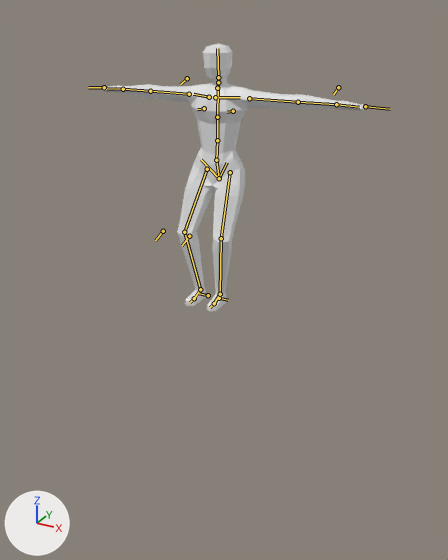
What one commit did to the Blender file Assets/Models/Environment/Character01_Sculpt2_Rig_Combined.blend.
Both versions are drawn from a 50 mm lens placed at (4.22, -7.31, 4.14), pointed at (0.32, -0.22, 0.59). Arrows for +X, +Y and +Z are at lower left; the lights stay in place. The bones that bend it are drawn over the model as lines.
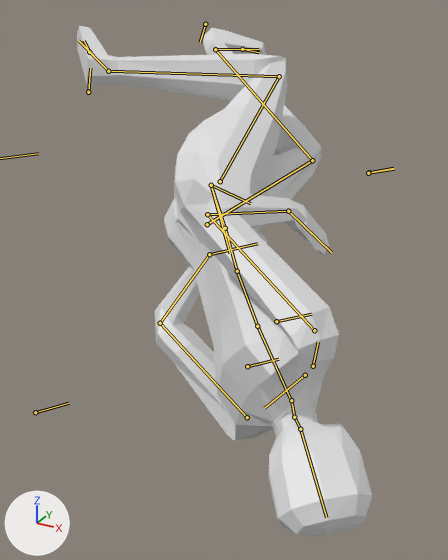
The newer file adds an action. The first version stands in its rest pose; the second is drawn at frame 9 of the action 'Idle'.

What differs and where, as boxes [x1, y1, x2, y2] in the pictures (448 x 560 px):
```json
{"object": "Cube", "change": "posed", "before": [104, 44, 364, 311], "after": [77, 26, 372, 536], "on screen": "13% wider, 91% taller"}
{"bone": "spine", "before": "(219, 178) to (216, 160)", "after": "(211, 185) to (225, 228)"}
{"bone": "spine.001", "before": "(216, 160) to (217, 140)", "after": "(225, 228) to (237, 271)"}
{"bone": "spine.002", "before": "(217, 140) to (217, 117)", "after": "(237, 271) to (257, 326)"}
{"bone": "spine.003", "before": "(217, 117) to (218, 89)", "after": "(257, 326) to (290, 398)"}
{"bone": "spine.006", "before": "(218, 77) to (217, 48)", "after": "(300, 429) to (326, 517)"}
{"bone": "forearm.R", "before": "(150, 91) to (123, 89)", "after": "(160, 323) to (209, 254)"}
{"bone": "thigh.L", "before": "(230, 172) to (221, 238)", "after": "(220, 181) to (279, 76)"}
{"bone": "shin.R", "before": "(184, 232) to (200, 289)", "after": "(312, 160) to (215, 49)"}
{"bone": "hand_IK", "before": "(365, 106) to (390, 109)", "after": "(288, 211) to (331, 252)"}
{"bone": "hand_IK_R", "before": "(104, 87) to (88, 87)", "after": "(209, 254) to (257, 243)"}
{"bone": "foot_IK", "before": "(220, 294) to (214, 303)", "after": "(108, 71) to (78, 40)"}
{"bone": "foot_IK_R", "before": "(200, 289) to (194, 298)", "after": "(215, 49) to (259, 49)"}
{"bone": "foot_IK_R_Hint", "before": "(163, 231) to (155, 240)", "after": "(369, 172) to (394, 168)"}
{"bone": "foot_IK_L_Hint", "before": "(189, 236) to (182, 245)", "after": "(368, 173) to (394, 169)"}
{"bone": "elbow_IK_R_Hint", "before": "(187, 78) to (180, 84)", "after": "(35, 412) to (69, 403)"}
```

Edits to the scene script, one JSON object a line:
```json
{"block": "bone_spine", "where": "bone_spine = bpy.data.objects['metarig'].pose.bones['spine']"}
{"op": "set", "path": "bone_spine.location", "old": "(0.0, 0.0, 0.0)", "new": "(0.005, 0.016, 0.133)"}
{"op": "set", "path": "bone_spine.rotation_quaternion", "old": "(1.0, 0.0, 0.0, 0.0)", "new": "(0.289, 0.802, 0.465, 0.241)", "note": "degrees (0, 0, 0) -> degrees (136, -7, 63)"}
{"op": "set", "path": "bone_spine.scale", "old": "(1.0, 1.0, 1.0)", "new": "(2.6, 2.6, 2.6)"}
{"block": "bone_spine_001", "where": "bone_spine_001 = bpy.data.objects['metarig'].pose.bones['spine.001']  # child of 'spine'"}
{"op": "set", "path": "bone_spine_001.rotation_quaternion", "old": "(1.0, 0.0, 0.0, 0.0)", "new": "(0.988, 0.152, -0.023, -0.001)", "note": "degrees (0, 0, 0) -> degrees (17, -3, 0)"}
{"block": "bone_spine_002", "where": "bone_spine_002 = bpy.data.objects['metarig'].pose.bones['spine.002']  # child of 'spine.001'"}
{"op": "set", "path": "bone_spine_002.rotation_quaternion", "old": "(1.0, 0.0, 0.0, 0.0)", "new": "(0.999, 0.005, 0.041, -0.01)", "note": "degrees (0, 0, 0) -> degrees (0, 5, -1)"}
{"block": "bone_spine_003", "where": "bone_spine_003 = bpy.data.objects['metarig'].pose.bones['spine.003']  # child of 'spine.002'"}
{"op": "set", "path": "bone_spine_003.rotation_quaternion", "old": "(1.0, 0.0, 0.0, 0.0)", "new": "(0.999, 0.042, -0.021, 0.016)", "note": "degrees (0, 0, 0) -> degrees (5, -2, 2)"}
{"block": "bone_spine_006", "where": "bone_spine_006 = bpy.data.objects['metarig'].pose.bones['spine.006']  # child of 'spine.005'"}
{"op": "set", "path": "bone_spine_006.rotation_quaternion", "old": "(1.0, 0.0, 0.0, 0.0)", "new": "(0.992, -0.121, 0.015, -0.002)", "note": "degrees (0, 0, 0) -> degrees (-14, 2, 0)"}
{"block": "bone_forearm_r", "where": "bone_forearm_r = bpy.data.objects['metarig'].pose.bones['forearm.R']  # child of 'upper_arm.R'"}
{"op": "set", "path": "bone_forearm_r.rotation_quaternion", "old": "(1.0, 0.0, 0.0, 0.0)", "new": "(0.91, 0.347, 0.226, -0.028)", "note": "degrees (0, 0, 0) -> degrees (43, 25, 7)"}
{"block": "bone_thigh_l", "where": "bone_thigh_l = bpy.data.objects['metarig'].pose.bones['thigh.L']  # child of 'spine'"}
{"op": "set", "path": "bone_thigh_l.location", "old": "(0.0, 0.0, 0.0)", "new": "(-0.012, -0.006, 0.004)"}
{"block": "bone_shin_r", "where": "bone_shin_r = bpy.data.objects['metarig'].pose.bones['shin.R']  # child of 'thigh.R'"}
{"op": "set", "path": "bone_shin_r.rotation_quaternion", "old": "(1.0, 0.0, 0.0, 0.0)", "new": "(0.999, -0.03, 0.028, 0.013)", "note": "degrees (0, 0, 0) -> degrees (-3, 3, 1)"}
{"block": "bone_hand_ik", "where": "bone_hand_ik = bpy.data.objects['metarig'].pose.bones['hand_IK']"}
{"op": "set", "path": "bone_hand_ik.location", "old": "(0.0, 0.0, 0.0)", "new": "(0.665, -0.308, 0.361)"}
{"op": "set", "path": "bone_hand_ik.rotation_quaternion", "old": "(1.0, 0.0, 0.0, 0.0)", "new": "(0.822, -0.378, 0.094, -0.422)", "note": "degrees (0, 0, 0) -> degrees (-45, -9, -50)"}
{"op": "set", "path": "bone_hand_ik.scale", "old": "(1.0, 1.0, 1.0)", "new": "(3.54, 3.54, 3.54)"}
{"block": "bone_hand_ik_r", "where": "bone_hand_ik_r = bpy.data.objects['metarig'].pose.bones['hand_IK_R']"}
{"op": "set", "path": "bone_hand_ik_r.location", "old": "(0.0, 0.0, 0.0)", "new": "(-1.206, -0.979, 0.045)"}
{"op": "set", "path": "bone_hand_ik_r.rotation_quaternion", "old": "(1.0, 0.0, 0.0, 0.0)", "new": "(0.185, -0.524, -0.38, 0.739)", "note": "degrees (0, 0, 0) -> degrees (-78, 39, 120)"}
{"op": "set", "path": "bone_hand_ik_r.scale", "old": "(1.0, 1.0, 1.0)", "new": "(2.6, 2.6, 2.6)"}
{"block": "bone_foot_ik", "where": "bone_foot_ik = bpy.data.objects['metarig'].pose.bones['foot_IK']"}
{"op": "set", "path": "bone_foot_ik.location", "old": "(0.0, 0.0, 0.0)", "new": "(-1.052, -0.737, -1.416)"}
{"op": "set", "path": "bone_foot_ik.rotation_quaternion", "old": "(1.0, 0.0, 0.0, 0.0)", "new": "(-0.436, 0.715, -0.322, -0.441)", "note": "degrees (0, 0, 0) -> degrees (-124, 66, -11)"}
{"op": "set", "path": "bone_foot_ik.scale", "old": "(1.0, 1.0, 1.0)", "new": "(4.2, 4.2, 4.2)"}
{"block": "bone_foot_ik_r", "where": "bone_foot_ik_r = bpy.data.objects['metarig'].pose.bones['foot_IK_R']"}
{"op": "set", "path": "bone_foot_ik_r.location", "old": "(0.0, 0.0, 0.0)", "new": "(-0.604, -1.87, -1.059)"}
{"op": "set", "path": "bone_foot_ik_r.rotation_quaternion", "old": "(1.0, 0.0, 0.0, 0.0)", "new": "(0.307, 0.815, 0.209, -0.444)", "note": "degrees (0, 0, 0) -> degrees (143, 59, 7)"}
{"op": "set", "path": "bone_foot_ik_r.scale", "old": "(1.0, 1.0, 1.0)", "new": "(4.2, 4.2, 4.2)"}
{"block": "bone_foot_ik_r_hint", "where": "bone_foot_ik_r_hint = bpy.data.objects['metarig'].pose.bones['foot_IK_R_Hint']"}
{"op": "set", "path": "bone_foot_ik_r_hint.location", "old": "(0.0, 0.0, 0.0)", "new": "(0.93, -1.607, 0.487)"}
{"op": "set", "path": "bone_foot_ik_r_hint.rotation_quaternion", "old": "(1.0, 0.0, 0.0, 0.0)", "new": "(0.286, 0.805, 0.179, -0.488)", "note": "degrees (0, 0, 0) -> degrees (141, 63, 1)"}
{"op": "set", "path": "bone_foot_ik_r_hint.scale", "old": "(1.0, 1.0, 1.0)", "new": "(2.6, 2.6, 2.6)"}
{"block": "bone_foot_ik_l_hint", "where": "bone_foot_ik_l_hint = bpy.data.objects['metarig'].pose.bones['foot_IK_L_Hint']"}
{"op": "set", "path": "bone_foot_ik_l_hint.location", "old": "(0.0, 0.0, 0.0)", "new": "(0.717, -1.593, 0.488)"}
{"op": "set", "path": "bone_foot_ik_l_hint.rotation_quaternion", "old": "(1.0, 0.0, 0.0, 0.0)", "new": "(0.286, 0.805, 0.179, -0.488)", "note": "degrees (0, 0, 0) -> degrees (141, 63, 1)"}
{"op": "set", "path": "bone_foot_ik_l_hint.scale", "old": "(1.0, 1.0, 1.0)", "new": "(2.6, 2.6, 2.6)"}
{"block": "bone_elbow_ik_l_hint", "where": "bone_elbow_ik_l_hint = bpy.data.objects['metarig'].pose.bones['elbow_IK_L_Hint']"}
{"op": "set", "path": "bone_elbow_ik_l_hint.location", "old": "(0.0, 0.0, 0.0)", "new": "(-0.662, 2.543, -0.972)"}
{"op": "set", "path": "bone_elbow_ik_l_hint.rotation_quaternion", "old": "(1.0, 0.0, 0.0, 0.0)", "new": "(0.286, 0.805, 0.179, -0.488)", "note": "degrees (0, 0, 0) -> degrees (141, 63, 1)"}
{"op": "set", "path": "bone_elbow_ik_l_hint.scale", "old": "(1.0, 1.0, 1.0)", "new": "(2.6, 2.6, 2.6)"}
{"block": "bone_elbow_ik_r_hint", "where": "bone_elbow_ik_r_hint = bpy.data.objects['metarig'].pose.bones['elbow_IK_R_Hint']"}
{"op": "set", "path": "bone_elbow_ik_r_hint.location", "old": "(0.0, 0.0, 0.0)", "new": "(-0.45, 2.438, 1.6)"}
{"op": "set", "path": "bone_elbow_ik_r_hint.rotation_quaternion", "old": "(1.0, 0.0, 0.0, 0.0)", "new": "(0.286, 0.805, 0.179, -0.488)", "note": "degrees (0, 0, 0) -> degrees (141, 63, 1)"}
{"op": "set", "path": "bone_elbow_ik_r_hint.scale", "old": "(1.0, 1.0, 1.0)", "new": "(2.6, 2.6, 2.6)"}
```
